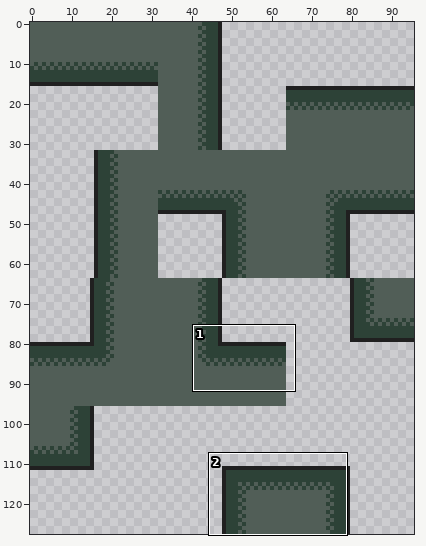
Sprite sheet -- assets/tilesets/Floor_2.png. Above: a wide view before the commit, with the close-up outlined.
Close-up. Old version:
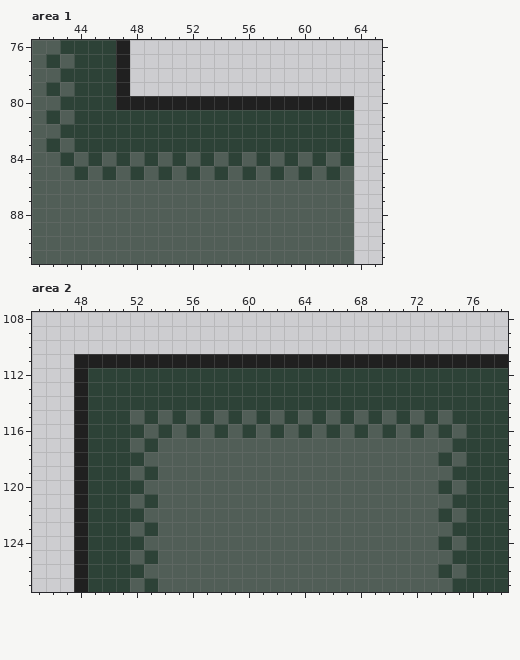
The file is 96x128 pixels. Shown: area 1: x 41..65, y 76..91; area 2: x 45..78, y 108..127. The commit also changed other parts of the picture, which this record leaves out.
After:
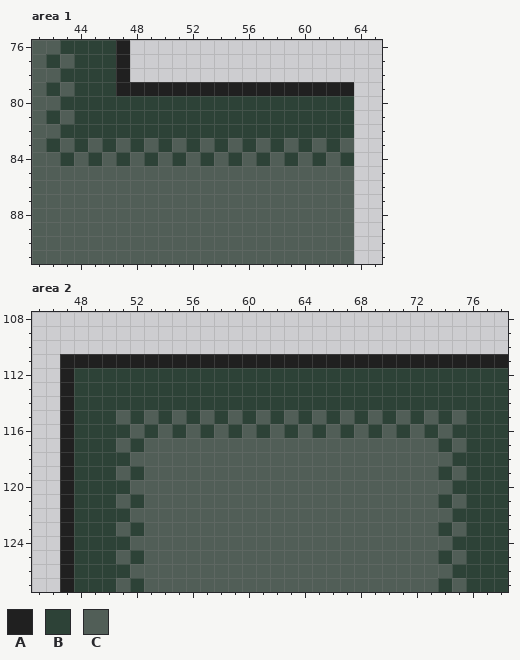
Palette (. is transparent): A #202020  B #2d4237  C #515e57
Difference:
--- area 1
@@ x 41..65 @@
 78 CCBBBBA..................
-79 CBCBBBA..................
-80 CCBBBBAAAAAAAAAAAAAAAAA..
+79 CBCBBBAAAAAAAAAAAAAAAAA..
+80 CCBBBBBBBBBBBBBBBBBBBBB..
 81 CBCBBBBBBBBBBBBBBBBBBBB..
 82 CCBBBBBBBBBBBBBBBBBBBBB..
-83 CBCBBBBBBBBBBBBBBBBBBBB..
+83 CBCBCBCBCBCBCBCBCBCBCBC..
 84 CCBCBCBCBCBCBCBCBCBCBCB..
-85 CCCBCBCBCBCBCBCBCBCBCBC..
+85 CCCCCCCCCCCCCCCCCCCCCCC..
 86 CCCCCCCCCCCCCCCCCCCCCCC..
--- area 2
@@ x 45..78 @@
 110 ..................................
-111 ...AAAAAAAAAAAAAAAAAAAAAAAAAAAAAAA
-112 ...ABBBBBBBBBBBBBBBBBBBBBBBBBBBBBB
-113 ...ABBBBBBBBBBBBBBBBBBBBBBBBBBBBBB
-114 ...ABBBBBBBBBBBBBBBBBBBBBBBBBBBBBB
-115 ...ABBBCBCBCBCBCBCBCBCBCBCBCBCBBBB
-116 ...ABBBBCBCBCBCBCBCBCBCBCBCBCBCBBB
-117 ...ABBBCBCCCCCCCCCCCCCCCCCCCCCBBBB
-118 ...ABBBBCCCCCCCCCCCCCCCCCCCCCBCBBB
-119 ...ABBBCBCCCCCCCCCCCCCCCCCCCCCBBBB
-120 ...ABBBBCCCCCCCCCCCCCCCCCCCCCBCBBB
-121 ...ABBBCBCCCCCCCCCCCCCCCCCCCCCBBBB
-122 ...ABBBBCCCCCCCCCCCCCCCCCCCCCBCBBB
-123 ...ABBBCBCCCCCCCCCCCCCCCCCCCCCBBBB
-124 ...ABBBBCCCCCCCCCCCCCCCCCCCCCBCBBB
-125 ...ABBBCBCCCCCCCCCCCCCCCCCCCCCBBBB
-126 ...ABBBBCCCCCCCCCCCCCCCCCCCCCBCBBB
-127 ...ABBBCBCCCCCCCCCCCCCCCCCCCCCBBBB
+111 ..AAAAAAAAAAAAAAAAAAAAAAAAAAAAAAAA
+112 ..ABBBBBBBBBBBBBBBBBBBBBBBBBBBBBBB
+113 ..ABBBBBBBBBBBBBBBBBBBBBBBBBBBBBBB
+114 ..ABBBBBBBBBBBBBBBBBBBBBBBBBBBBBBB
+115 ..ABBBCBCBCBCBCBCBCBCBCBCBCBCBCBBB
+116 ..ABBBBCBCBCBCBCBCBCBCBCBCBCBCBBBB
+117 ..ABBBCBCCCCCCCCCCCCCCCCCCCCCBCBBB
+118 ..ABBBBCCCCCCCCCCCCCCCCCCCCCCCBBBB
+119 ..ABBBCBCCCCCCCCCCCCCCCCCCCCCBCBBB
+120 ..ABBBBCCCCCCCCCCCCCCCCCCCCCCCBBBB
+121 ..ABBBCBCCCCCCCCCCCCCCCCCCCCCBCBBB
+122 ..ABBBBCCCCCCCCCCCCCCCCCCCCCCCBBBB
+123 ..ABBBCBCCCCCCCCCCCCCCCCCCCCCBCBBB
+124 ..ABBBBCCCCCCCCCCCCCCCCCCCCCCCBBBB
+125 ..ABBBCBCCCCCCCCCCCCCCCCCCCCCBCBBB
+126 ..ABBBBCCCCCCCCCCCCCCCCCCCCCCCBBBB
+127 ..ABBBCBCCCCCCCCCCCCCCCCCCCCCBCBBB
